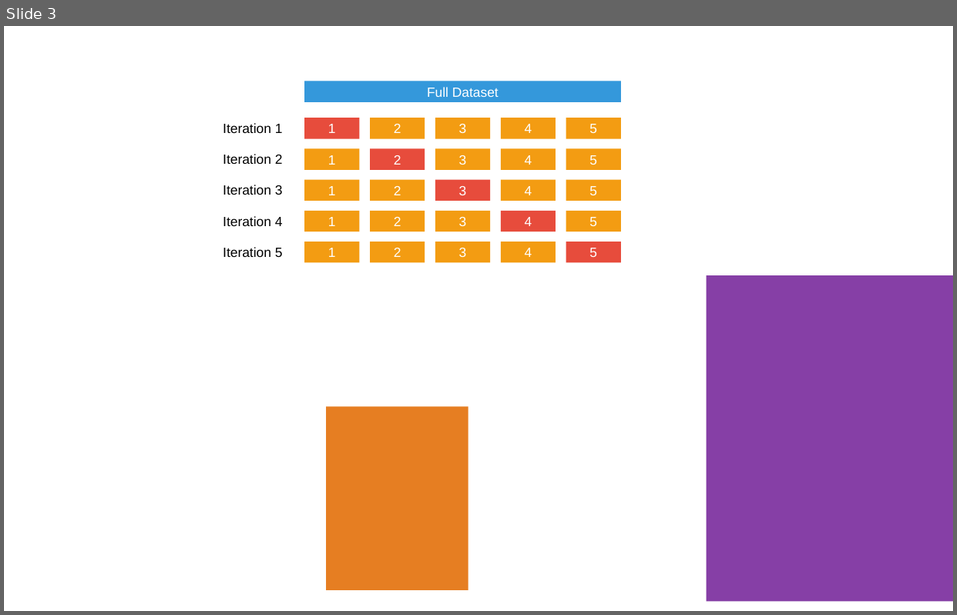
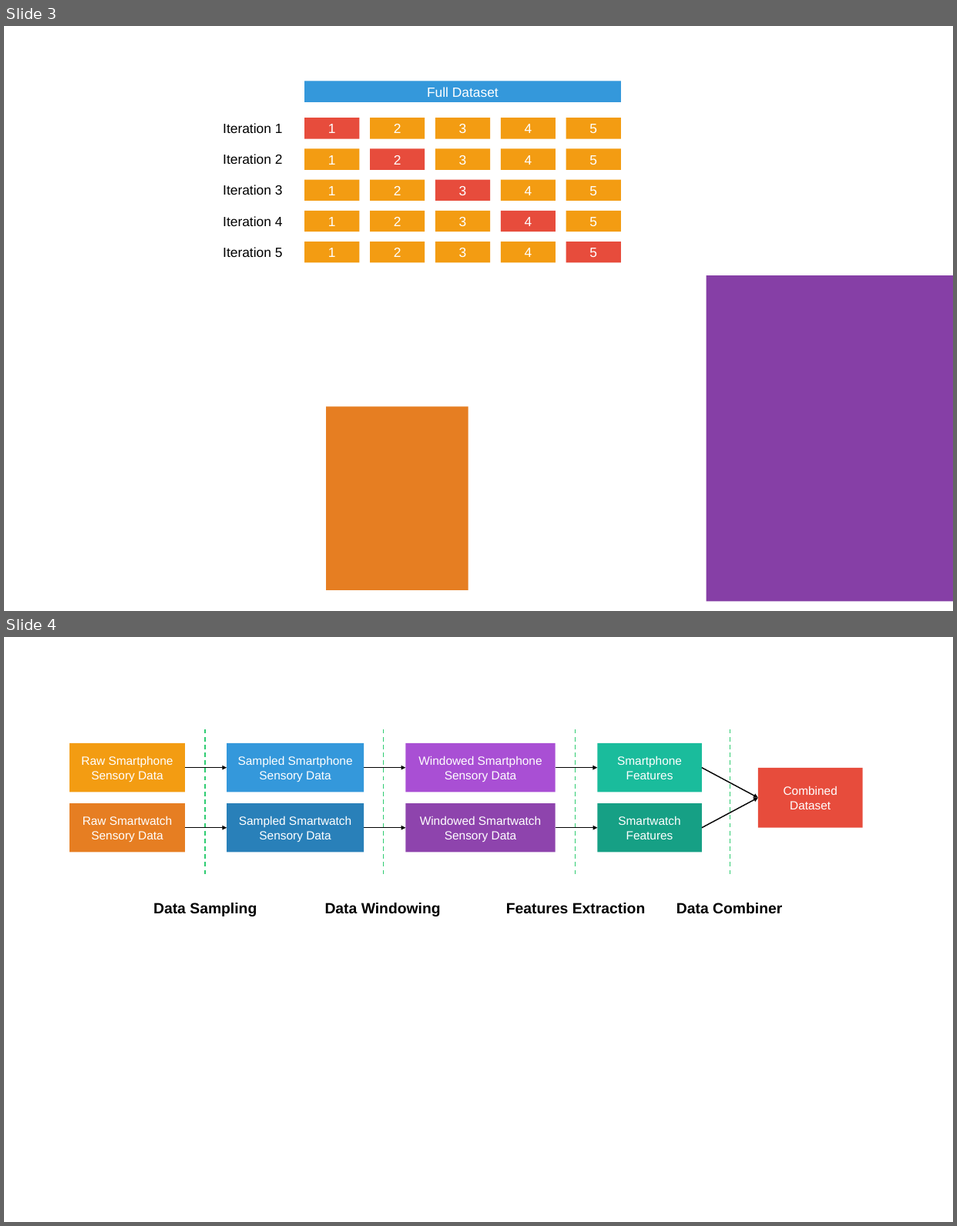
Before and after one commit to edocsss/RARSS, a slide deck: docs/documents/weekly_meeting/Diagrams.pptx. Shown one above the other, each under a label of ours: slide 3 before the commit, slides 3 and 4 after it. The pictures are 957x615 and 957x1226 pixels, drawn with LibreOffice and Linux fonts; fonts in the diff are those of the drawing. Boxes give left, top, right and bottom in pixels: in the first picture for what was removed or moved away, otherwise in the second. Text is boxed around its words. In the diff, an @@ line names an element or a change of style, - is before the commit and + after.

```diff
--- a/docs/documents/weekly_meeting/Diagrams.pptx
+++ b/docs/documents/weekly_meeting/Diagrams.pptx
@@ slide 4 added at (4,637,953,1222), background #FFFFFF @@
@@ rectangle added at (69,743,184,792), fill #F39C12, 16 pt, text #FFFFFF @@
+Raw Smartphone Sensory Data
@@ line added from (205, 729) to (205, 877), #2ECC71 1.5 pt dashed @@
@@ rectangle added at (227,743,364,792), fill #3498DB, 16 pt, text #FFFFFF @@
+Sampled Smartphone Sensory Data
@@ line added from (383, 729) to (383, 877), #2ECC71 1.5 pt dashed @@
@@ rectangle added at (405,743,555,792), fill #A94FD4, 16 pt, text #FFFFFF @@
+Windowed Smartphone Sensory Data
@@ line added from (575, 729) to (575, 877), #2ECC71 1.5 pt dashed @@
@@ rectangle added at (597,743,702,792), fill #1ABC9C, 16 pt, text #FFFFFF @@
+Smartphone Features
@@ line added from (729, 729) to (729, 877), #2ECC71 1.5 pt dashed @@
@@ arrow added from (185, 768) to (227, 768), #000000 1.5 pt @@
@@ arrow added from (364, 768) to (405, 768), #000000 1.5 pt @@
@@ arrow added from (555, 768) to (597, 768), #000000 1.5 pt @@
@@ arrow added from (702, 768) to (758, 798), #000000 1.5 pt @@
@@ rectangle added at (758,768,863,828), fill #E74C3C, 16 pt, text #FFFFFF @@
+Combined Dataset
@@ arrow added from (702, 828) to (758, 798), #000000 1.5 pt @@
@@ rectangle added at (70,803,185,852), fill #E67E22, 16 pt, text #FFFFFF @@
+Raw Smartwatch Sensory Data
@@ rectangle added at (227,803,364,852), fill #2980B9, 16 pt, text #FFFFFF @@
+Sampled Smartwatch Sensory Data
@@ rectangle added at (405,803,555,852), fill #8E44AD, 16 pt, text #FFFFFF @@
+Windowed Smartwatch Sensory Data
@@ rectangle added at (597,803,702,852), fill #16A085, 16 pt, text #FFFFFF @@
+Smartwatch Features
@@ arrow added from (185, 828) to (227, 828), #000000 1.5 pt @@
@@ arrow added from (364, 828) to (405, 828), #000000 1.5 pt @@
@@ arrow added from (555, 828) to (597, 828), #000000 1.5 pt @@
@@ text added at (153,903,257,917), 20 pt, text #000000, bold @@
+Data Sampling
@@ text added at (325,903,441,917), 20 pt, text #000000, bold @@
+Data Windowing
@@ text added at (506,903,645,914), 20 pt, text #000000, bold @@
+Features Extraction
@@ text added at (676,903,782,914), 20 pt, text #000000, bold @@
+Data Combiner
```
Also in this commit, not shown: 2 other slides added.
